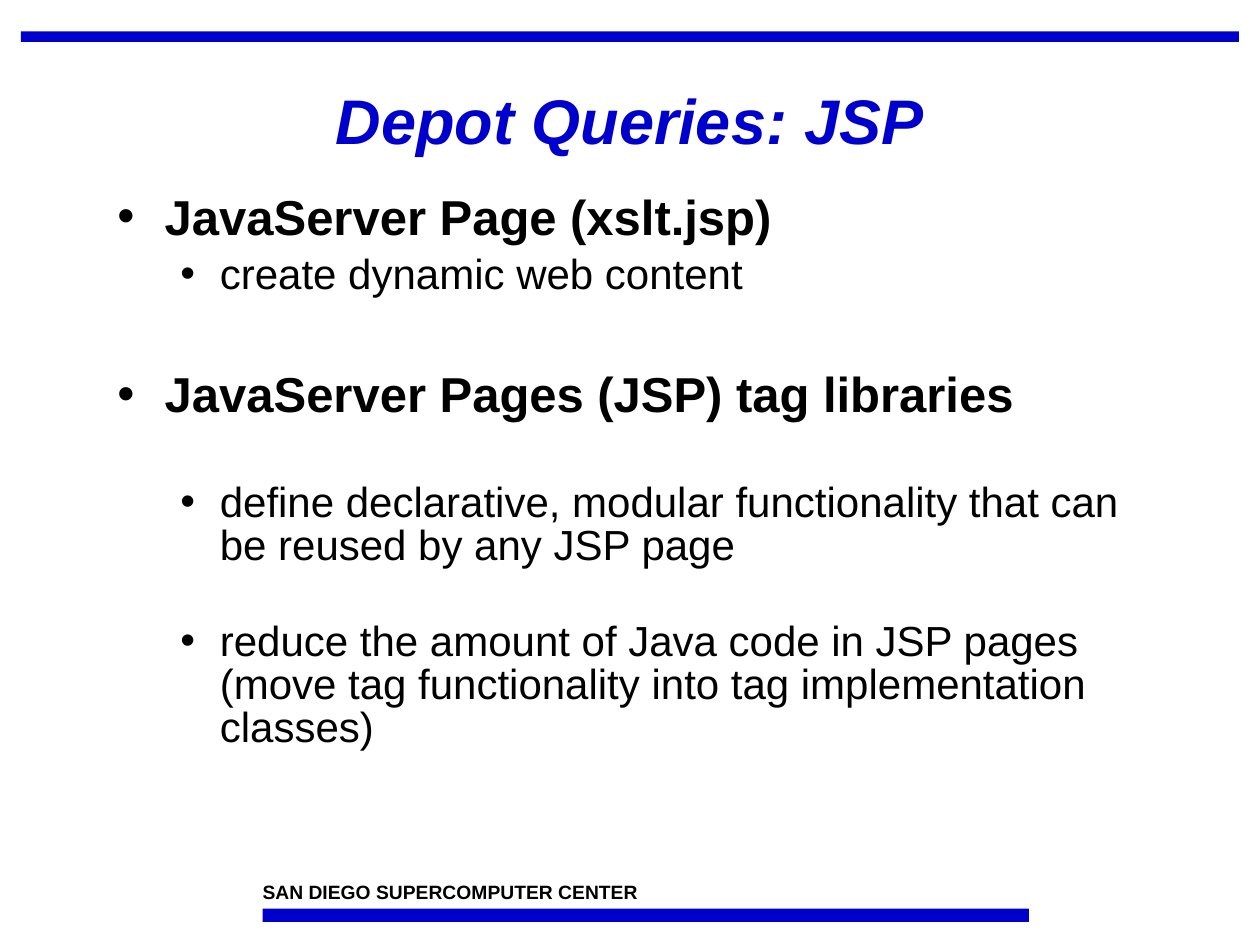
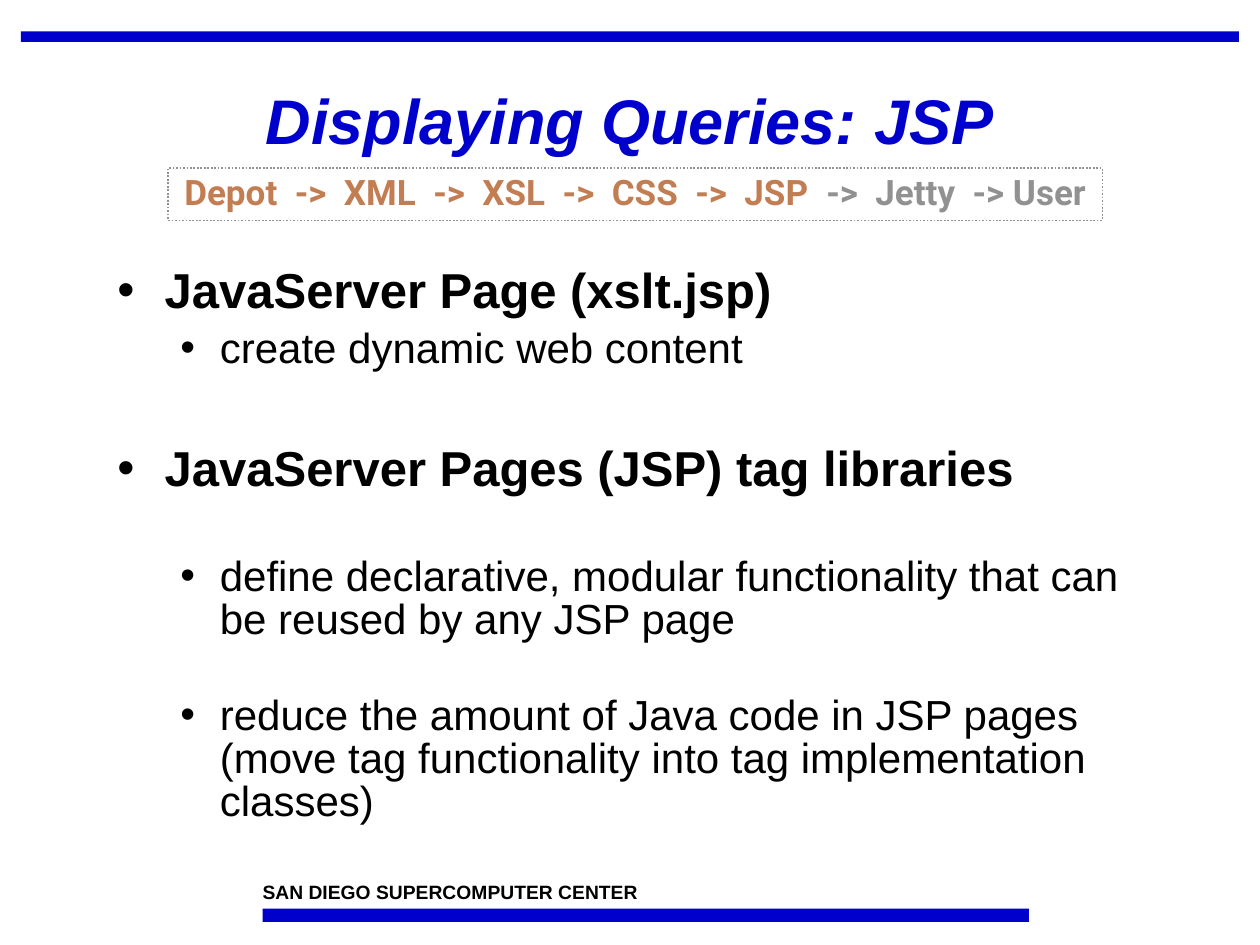
Before and after one commit to IncaProject/inca-xsede, a slide deck: slide 12 of talks/feb-06-workshop/dataConsumers.ppt (slide 4 before the commit). Drawn at 1260x945 pixels with LibreOffice and Linux fonts; fonts in the diff are those of the drawing; background and template pictures are left out. Boxes give left, top, right and bottom in pixels: in the first picture for what was removed or moved away, otherwise in the second. Text is boxed around its words. In the diff, an @@ line names an element or a change of style, - is before the commit and + after.

Commit message:
rearrange based on feedback

```diff
--- a/talks/feb-06-workshop/dataConsumers.ppt
+++ b/talks/feb-06-workshop/dataConsumers.ppt
@@ title at bbox=[266, 98, 993, 156]: text changed @@
-Depot Queries: JSP
+Displaying Queries: JSP
@@ rectangle added at bbox=[168, 168, 1102, 220], outline #919191 0.99 pt dashed, 20 pt, text #C27D52, bold @@
+Depot -> XML -> XSL -> CSS -> JSP -> Jetty -> User
@@ text "JavaServer Page (xslt.jsp)": place and size @@
-text "JavaServer Page (xslt.jsp)" at bbox=[165, 199, 1119, 751]
+text "JavaServer Page (xslt.jsp)" at bbox=[165, 272, 1119, 824]
```
Also in this commit, not shown: 10 other slides changed, 2 slides added.
